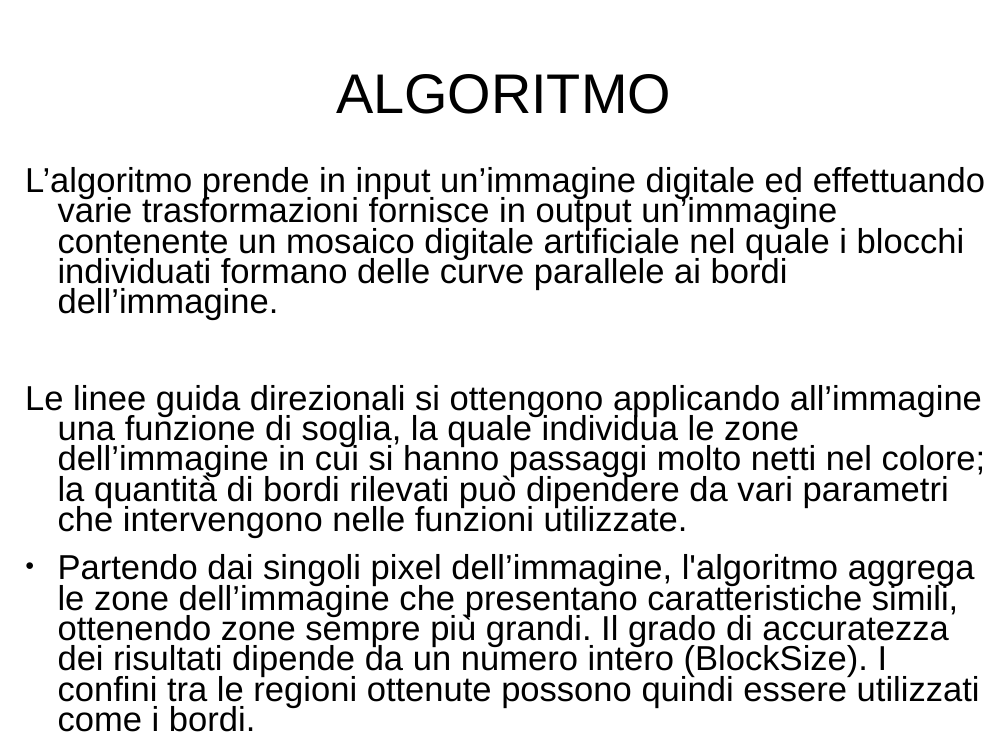
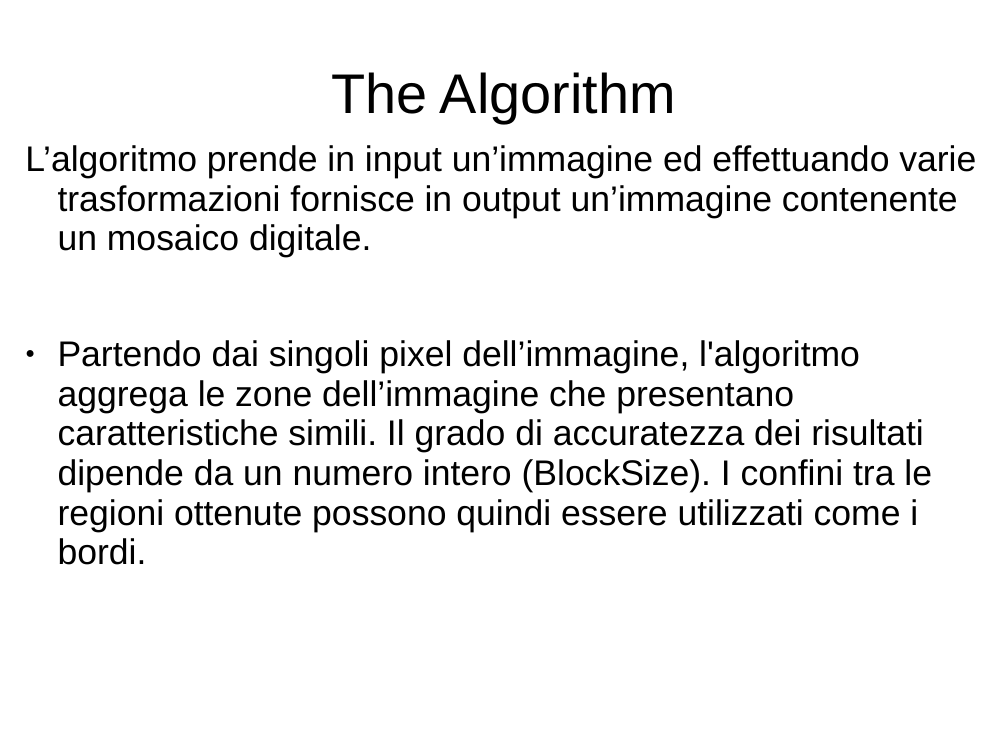
Before and after one commit to V1LL0/DICOMPROJECT_BD, a slide deck: slide 3 of presentazione.ppt. Drawn at 1008x756 pixels with LibreOffice and Linux fonts; fonts in the diff are those of the drawing. Boxes give left, top, right and bottom in pixels: in the first picture for what was removed or moved away, otherwise in the second. Text is boxed around its words. In the diff, an @@ line names an element or a change of style, - is before the commit and + after.

```diff
--- a/presentazione.ppt
+++ b/presentazione.ppt
@@ title at (331,72,676,123): text changed @@
-ALGORITMO
+The Algorithm
@@ text at (25,145,976,565): text changed; size 27.2 to 28 pt @@
-L’algoritmo prende in input un’immagine digitale ed effettuando varie trasformazioni fornisce in output un’immagine contenente un mosaico digitale artificiale nel quale i blocchi individuati formano delle curve parallele ai bordi dell’immagine.
-Le linee guida direzionali si ottengono applicando all’immagine una funzione di soglia, la quale individua le zone dell’immagine in cui si hanno passaggi molto netti nel colore; la quantità di bordi rilevati può dipendere da vari parametri che intervengono nelle funzioni utilizzate.
-● Partendo dai singoli pixel dell’immagine, l'algoritmo aggrega le zone dell’immagine che presentano caratteristiche simili, ottenendo zone sempre più grandi. Il grado di accuratezza dei risultati dipende da un numero intero (BlockSize). I confini tra le regioni ottenute possono quindi essere utilizzati come i bordi.
+L’algoritmo prende in input un’immagine ed effettuando varie trasformazioni fornisce in output un’immagine contenente un mosaico digitale.
+● Partendo dai singoli pixel dell’immagine, l'algoritmo aggrega le zone dell’immagine che presentano caratteristiche simili. Il grado di accuratezza dei risultati dipende da un numero intero (BlockSize). I confini tra le regioni ottenute possono quindi essere utilizzati come i bordi.
```
Also in this commit, not shown: 3 other slides changed, 3 other files.
